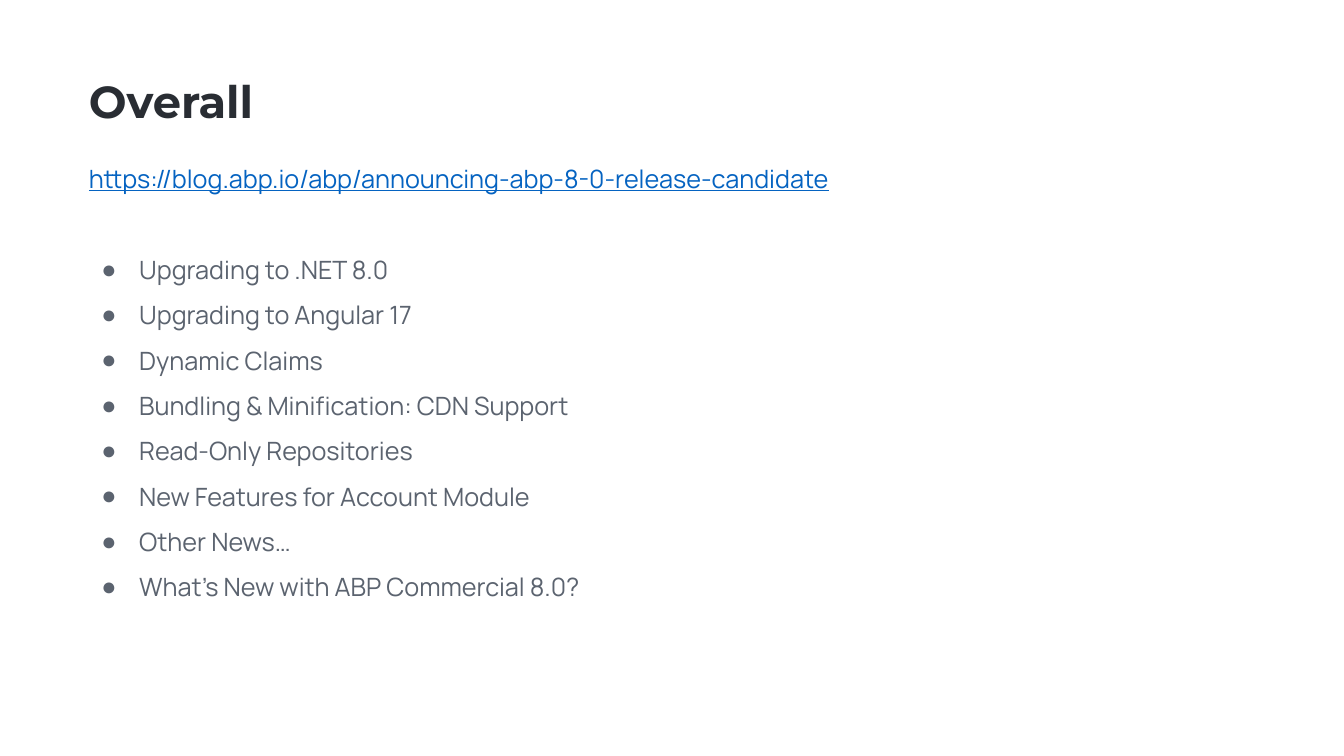
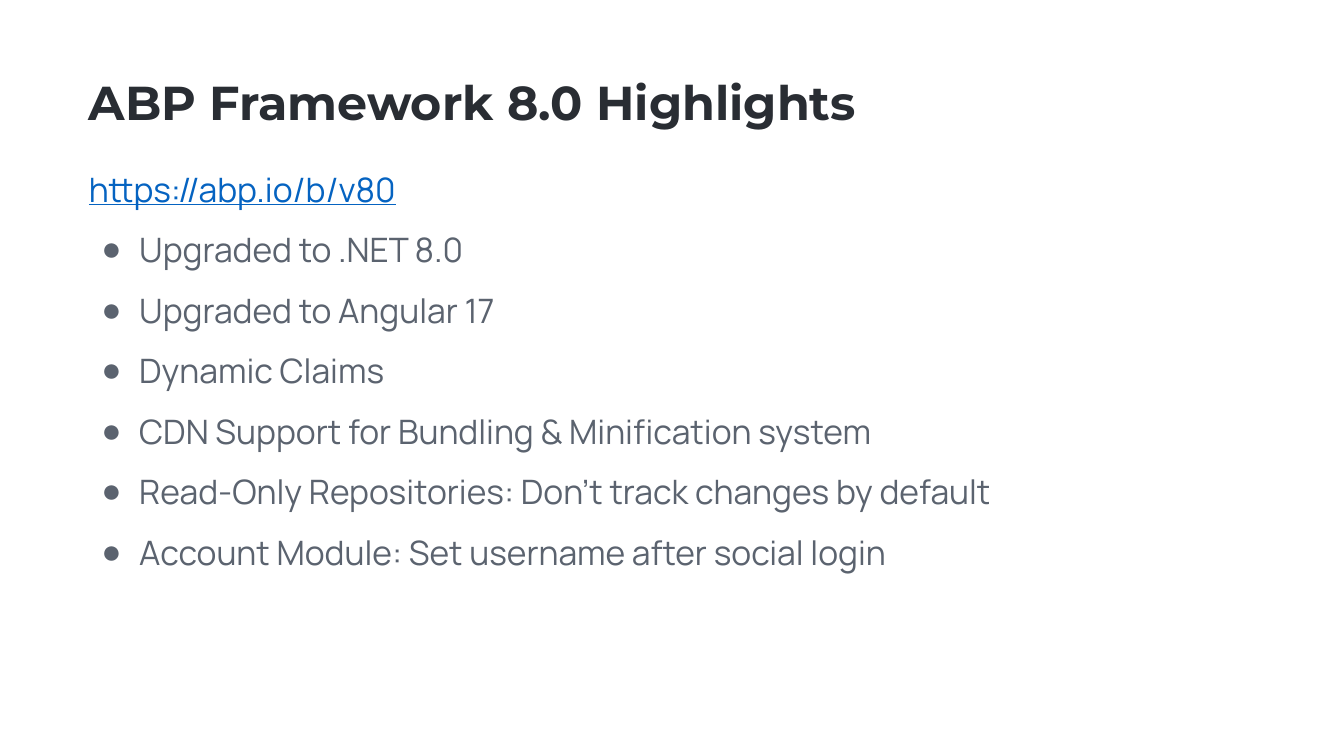
Before and after one commit to EngincanV/presentations, a slide deck: slide 2 of ABP/Community-Talks-2023.8/Community-Talks-2023.8.pptx. Drawn at 1344x756 pixels with LibreOffice and Linux fonts; fonts in the diff are those of the drawing; background and template pictures are left out. Boxes give left, top, right and bottom in pixels: in the first picture for what was removed or moved away, otherwise in the second. Text is boxed around its words. In the diff, an @@ line names an element or a change of style, - is before the commit and + after.

```diff
--- a/ABP/Community-Talks-2023.8/Community-Talks-2023.8.pptx
+++ b/ABP/Community-Talks-2023.8/Community-Talks-2023.8.pptx
@@ text at (x1=89, y1=82, x2=856, y2=130): text changed; size 32 to 34 pt @@
-Overall
+ABP Framework 8.0 Highlights
@@ text at (x1=89, y1=177, x2=495, y2=332): text changed; size 18 to 24 pt; text colour #0563C1 to #5B636F @@
-https://blog.abp.io/abp/announcing-abp-8-0-release-candidate
-● Upgrading to .NET 8.0
-● Upgrading to Angular 17
+https://abp.io/b/v80
+● Upgraded to .NET 8.0
+● Upgraded to Angular 17
@@ text at (x1=139, y1=358, x2=385, y2=391): size 18 to 24 pt in "Dynamic Claims" @@
@@ text at (x1=139, y1=419, x2=991, y2=574): text changed; size 18 to 24 pt @@
-● Bundling & Minification: CDN Support
-● Read-Only Repositories
-● New Features for Account Module
-● Other News…
-● What’s New with ABP Commercial 8.0?
+● CDN Support for Bundling & Minification system
+● Read-Only Repositories: Don’t track changes by default
+● Account Module: Set username after social login
```
Also in this commit, not shown: 9 other slides changed, 1 slide added, 1 slide removed, 1 other file.
